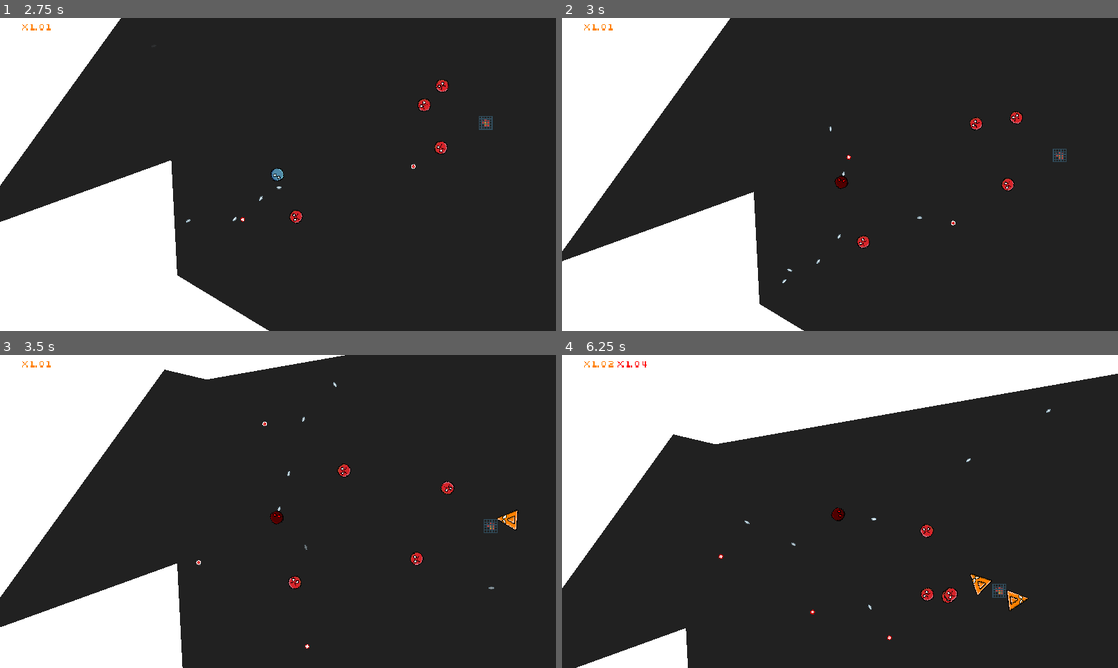
Above: before the commit, frames 1-4 (two rows, left to right).
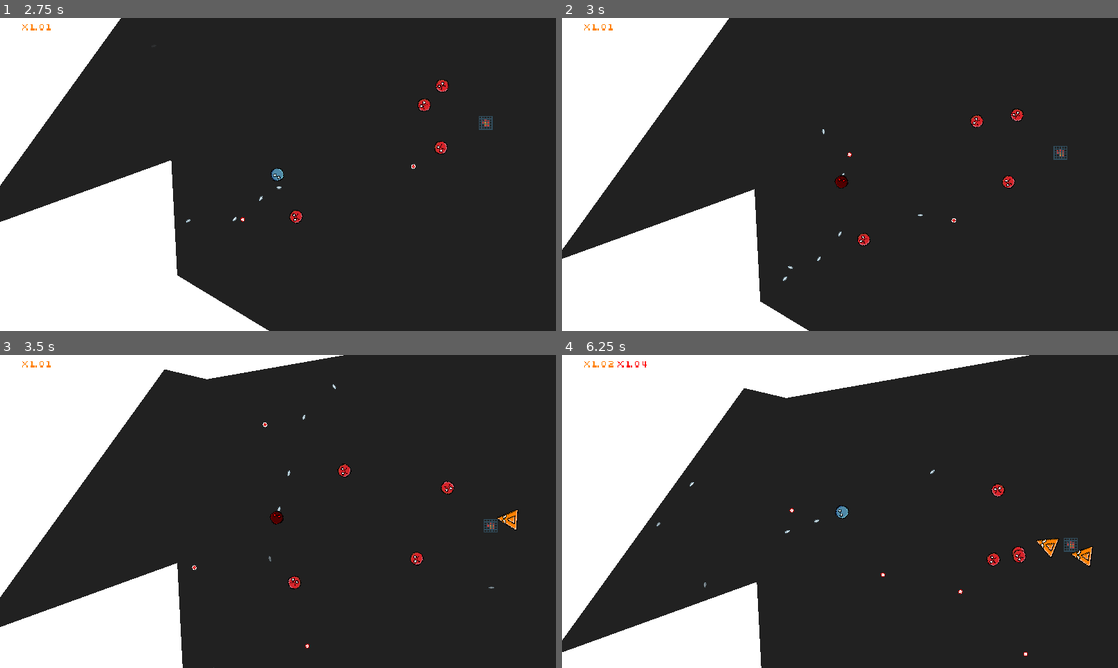
Above: after the commit, the same moments.

Repository: veprogames/top-down-incremental
Game: Godot game, scene res://level/level.tscn
Same seed, same stepped clock (60 frames per second), same inputs: the game is played once before the commit and once after it.
Inputs (mouse positions are in pixels of both pictures, inside the frame that each line leads up to):
- Up to frame 1 (2.75 s): move the mouse to (305, 174) at 0.52 s; move the mouse to (250, 174) at 1.27 s; move the mouse to (289, 168) at 2.02 s
- Up to frame 2 (3 s): move the mouse to (834, 180) at 2.77 s
- Up to frame 3 (3.5 s): no input
- Up to frame 4 (6.25 s): move the mouse to (878, 514) at 3.52 s; move the mouse to (795, 508) at 4.27 s; move the mouse to (845, 511) at 5.02 s; move the mouse to (817, 505) at 5.77 s

Frame 1 is identical in both runs. In frame 2, 1.0% of the frame differs, in the area x 0-91%, y 0-100%; in frame 3, 0.3%; in frame 4, 18%, in the area x 0-100%, y 0-100%.

Commit message:
smaller enemy bullet hitbox

Diff:
--- a/bullet/enemy/bullet_enemy.tscn
+++ b/bullet/enemy/bullet_enemy.tscn
@@ -26,6 +26,9 @@
 "speed": 6.0
 }]
 
+[sub_resource type="CircleShape2D" id="CircleShape2D_bhroh"]
+radius = 1.0
+
 [node name="BulletEnemy" instance=ExtResource("1_1xy7o")]
 collision_mask = 5
 script = ExtResource("2_mefsr")
@@ -35,4 +38,7 @@
 autoplay = "default"
 frame_progress = 0.19735
 
+[node name="CollisionShape2D" parent="." index="1"]
+shape = SubResource("CircleShape2D_bhroh")
+
 [connection signal="body_entered" from="." to="." method="_on_body_entered"]
Not shown: 1 places in bullet/enemy/bullet_enemy.tscn that only renumber resources
